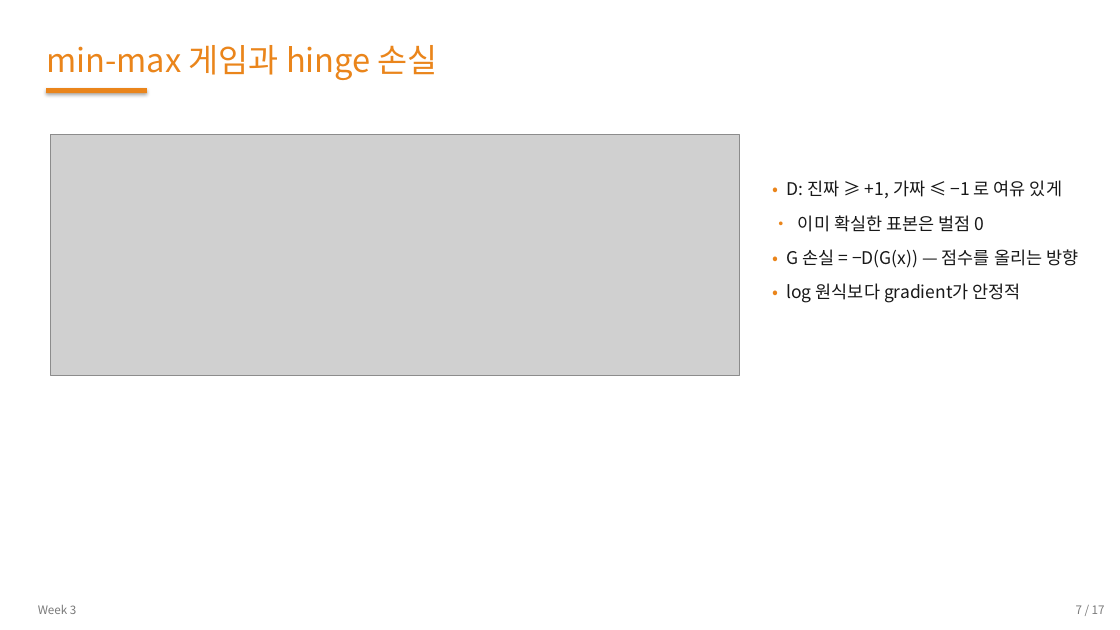
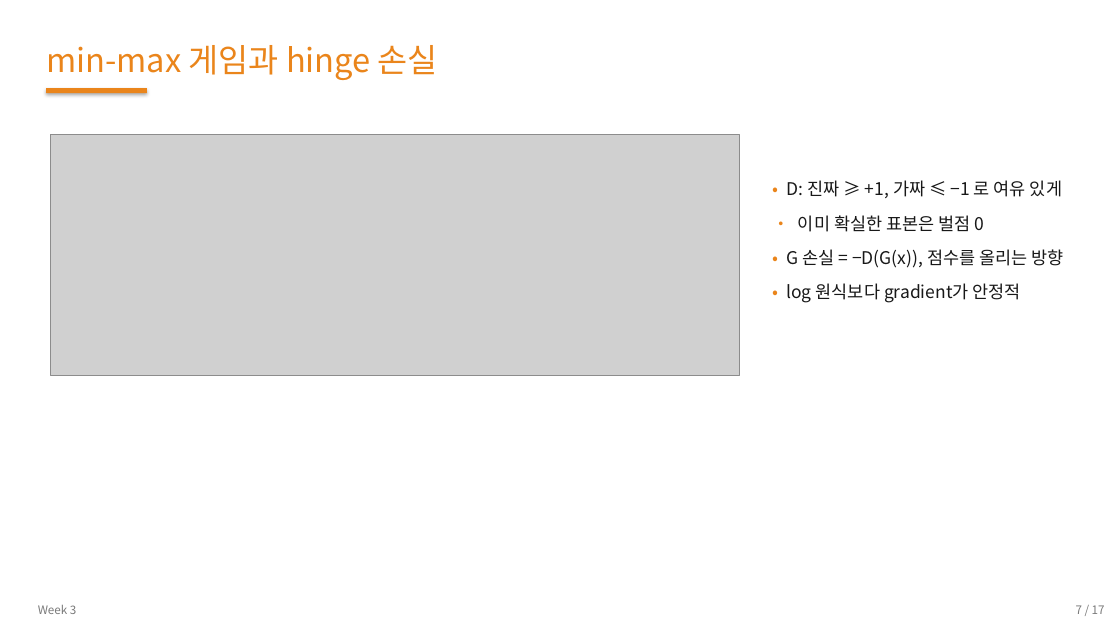
Before and after one commit to 01willy/Digital_rock_DL_Education, a slide deck: slide 7 of web/downloads/shared/w3/W3.pptx. Drawn at 1120x630 pixels with LibreOffice and Linux fonts; fonts in the diff are those of the drawing; grey boxes stand for pictures. Boxes give left, top, right and bottom in pixels: in the first picture for what was removed or moved away, otherwise in the second. Text is boxed around its words. In the diff, an @@ line names an element or a change of style, - is before the commit and + after.

```diff
--- a/web/downloads/shared/w3/W3.pptx
+++ b/web/downloads/shared/w3/W3.pptx
@@ text at (x1=786, y1=249, x2=1063, y2=268): text changed @@
-• G 손실 = −D(G(x)) — 점수를 올리는 방향
+• G 손실 = −D(G(x)), 점수를 올리는 방향
```
Also in this commit, not shown: 14 other slides changed, 25 other files.
